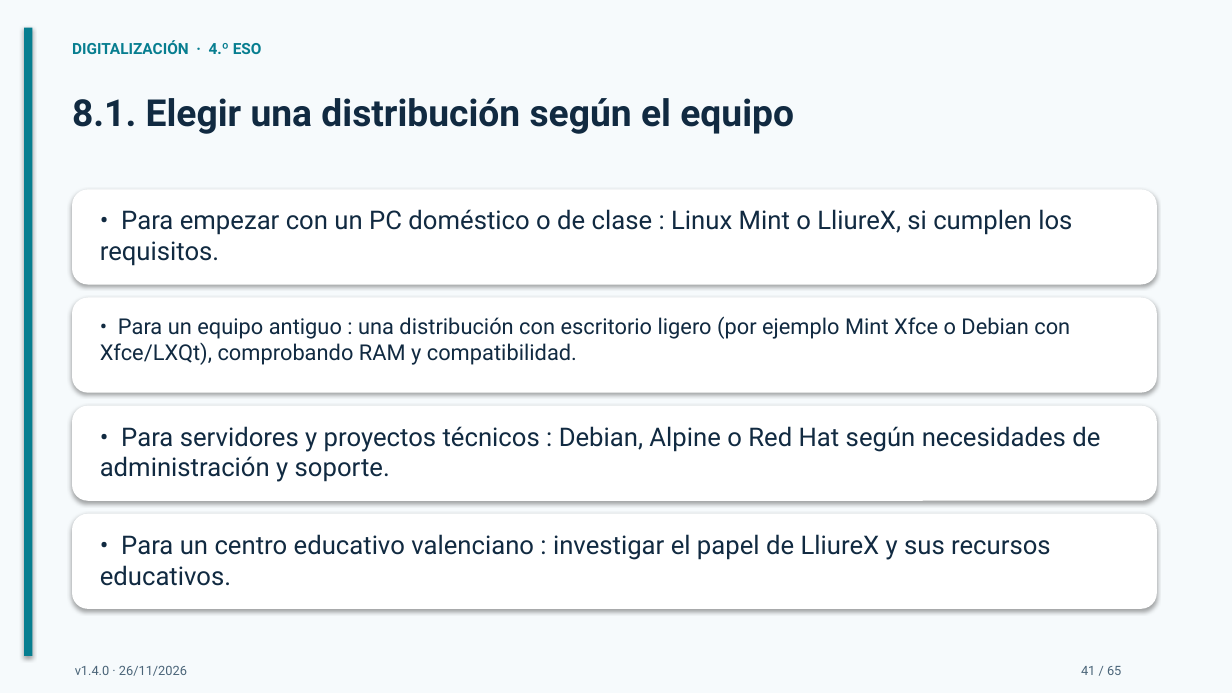
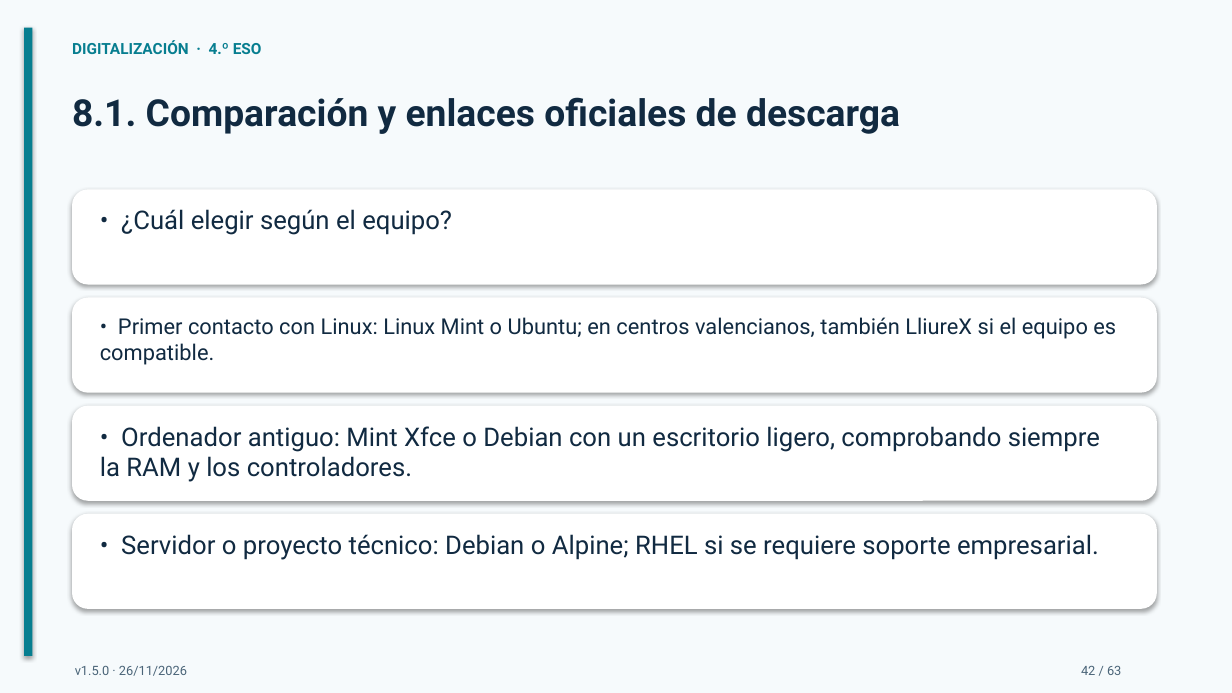
Before and after one commit to bitschips/digitaliza4, a slide deck: slide 42 of temas/tema-02-sistemas-operativos/presentaciones/tema-02-sistemas-operativos.pptx (slide 41 before the commit). Drawn at 1232x693 pixels with LibreOffice and Linux fonts; fonts in the diff are those of the drawing. Boxes give left, top, right and bottom in pixels: in the first picture for what was removed or moved away, otherwise in the second. Text is boxed around its words. In the diff, an @@ line names an element or a change of style, - is before the commit and + after.

```diff
--- a/temas/tema-02-sistemas-operativos/presentaciones/tema-02-sistemas-operativos.pptx
+++ b/temas/tema-02-sistemas-operativos/presentaciones/tema-02-sistemas-operativos.pptx
@@ text at (x1=72, y1=97, x2=900, y2=134): text changed @@
-8.1. Elegir una distribución según el equipo
+8.1. Comparación y enlaces oficiales de descarga
@@ text at (x1=121, y1=209, x2=452, y2=235): text changed @@
-• Para empezar con un PC doméstico o de clase : Linux Mint o LliureX, si cumplen los requisitos.
+• ¿Cuál elegir según el equipo?
@@ text at (x1=100, y1=317, x2=1116, y2=365): text changed @@
-• Para un equipo antiguo : una distribución con escritorio ligero (por ejemplo Mint Xfce o Debian con Xfce/LXQt), comprobando RAM y compatibilidad.
+• Primer contacto con Linux: Linux Mint o Ubuntu; en centros valencianos, también LliureX si el equipo es compatible.
@@ text at (x1=100, y1=426, x2=1100, y2=482): text changed @@
-• Para servidores y proyectos técnicos : Debian, Alpine o Red Hat según necesidades de administración y soporte.
+• Ordenador antiguo: Mint Xfce o Debian con un escritorio ligero, comprobando siempre la RAM y los controladores.
@@ text at (x1=121, y1=534, x2=1099, y2=560): text changed @@
-• Para un centro educativo valenciano : investigar el papel de LliureX y sus recursos educativos.
+• Servidor o proyecto técnico: Debian o Alpine; RHEL si se requiere soporte empresarial.
@@ text at (x1=75, y1=666, x2=187, y2=676): text changed @@
-v1.4.0 · 26/11/2026
+v1.5.0 · 26/11/2026
@@ text at (x1=1081, y1=666, x2=1121, y2=675): text changed @@
-41 / 65
+42 / 63
```
Also in this commit, not shown: 62 other slides changed, 2 slides removed, 2 other files.
